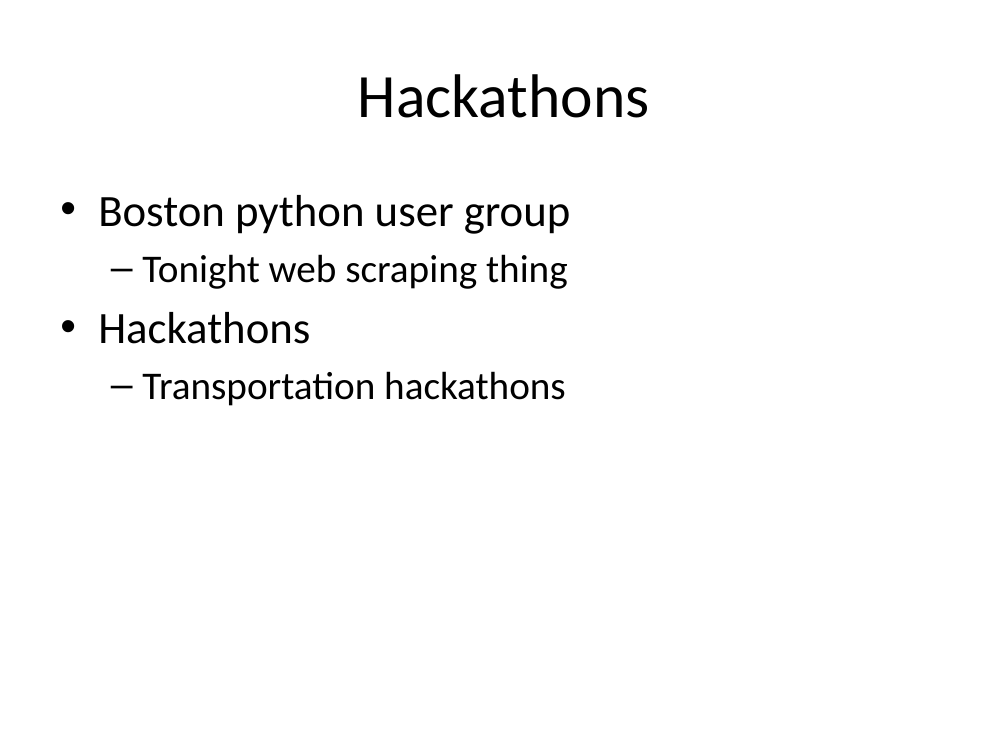
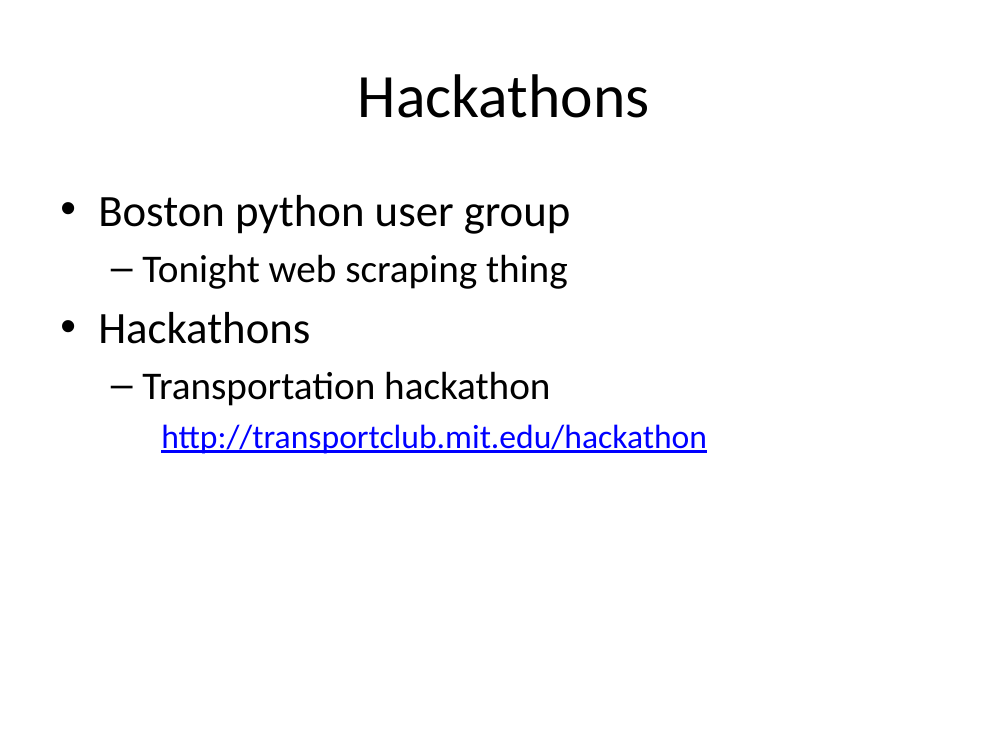
Before and after one commit to dataiap/dataiap, a slide deck: slide 31 of lectures/day6.pptx. Drawn at 1008x756 pixels with LibreOffice and Linux fonts; fonts in the diff are those of the drawing. Boxes give left, top, right and bottom in pixels: in the first picture for what was removed or moved away, otherwise in the second. Text is boxed around its words. In the diff, an @@ line names an element or a change of style, - is before the commit and + after.

```diff
--- a/lectures/day6.pptx
+++ b/lectures/day6.pptx
@@ text at (x1=142, y1=371, x2=707, y2=454): text changed; size 28 to 24 pt; text colour #000000 to #0000FF @@
-  – Transportation hackathons
+  – Transportation hackathon
+    http://transportclub.mit.edu/hackathon
```
Also in this commit, not shown: 12 other slides changed.
